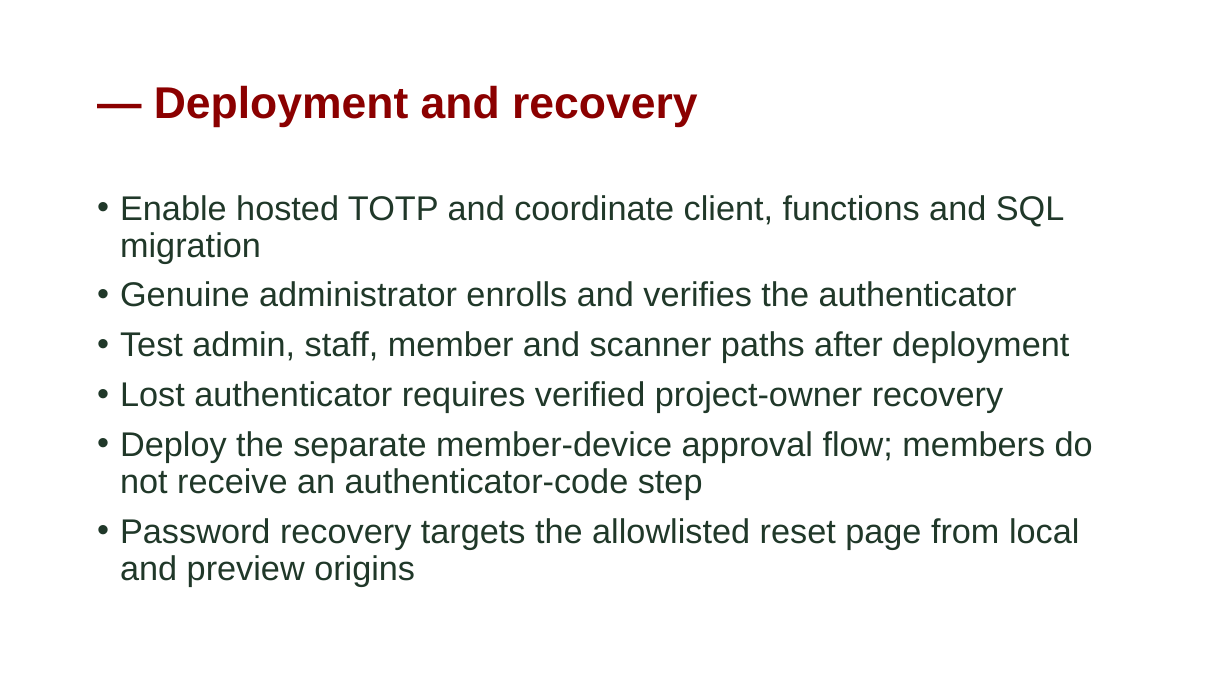
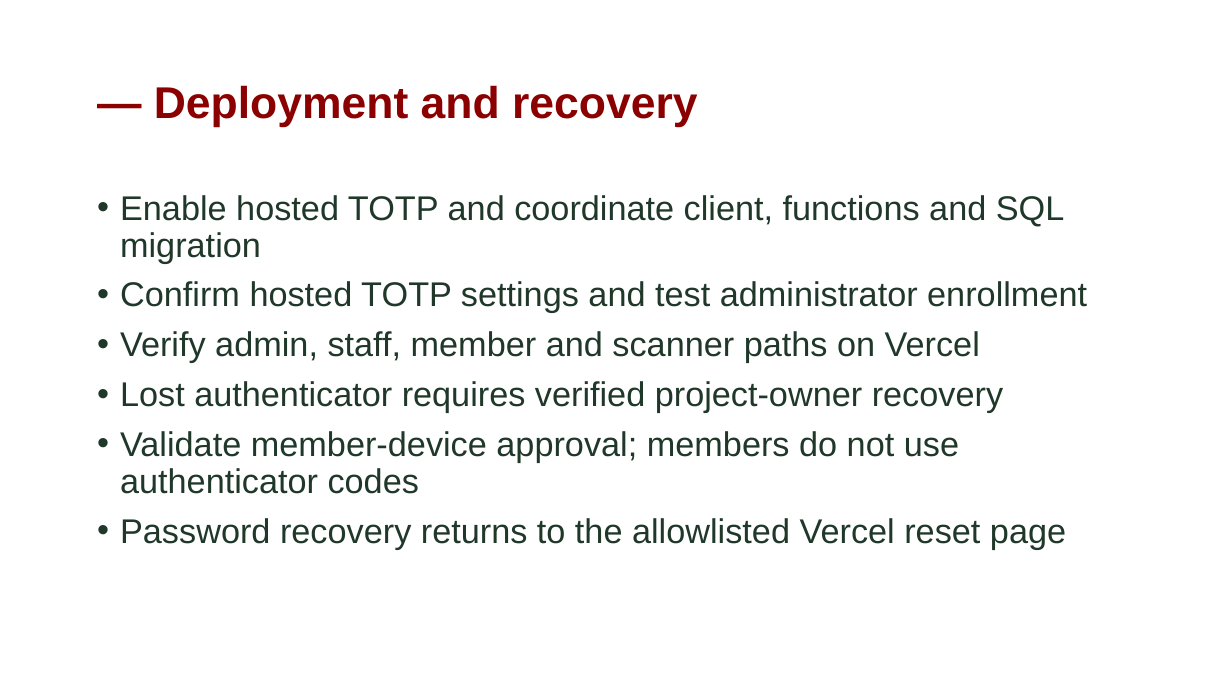
Before and after one commit to IronGrind/irongrind.github.io, a slide deck: slide 17 of Documentations/Defense/Capstone Presentation.pptx. Drawn at 1232x693 pixels with LibreOffice and Linux fonts; fonts in the diff are those of the drawing. Boxes give left, top, right and bottom in pixels: in the first picture for what was removed or moved away, otherwise in the second. Text is boxed around its words. In the diff, an @@ line names an element or a change of style, - is before the commit and + after.

```diff
--- a/Documentations/Defense/Capstone Presentation.pptx
+++ b/Documentations/Defense/Capstone Presentation.pptx
@@ text at <box>120,281,1087,363</box>: text changed @@
-• Genuine administrator enrolls and verifies the authenticator
-• Test admin, staff, member and scanner paths after deployment
+• Confirm hosted TOTP settings and test administrator enrollment
+• Verify admin, staff, member and scanner paths on Vercel
@@ text at <box>120,431,1066,549</box>: text changed @@
-• Deploy the separate member-device approval flow; members do not receive an authenticator-code step
-• Password recovery targets the allowlisted reset page from local and preview origins
+• Validate member-device approval; members do not use authenticator codes
+• Password recovery returns to the allowlisted Vercel reset page
```
Also in this commit, not shown: 4 other files.
